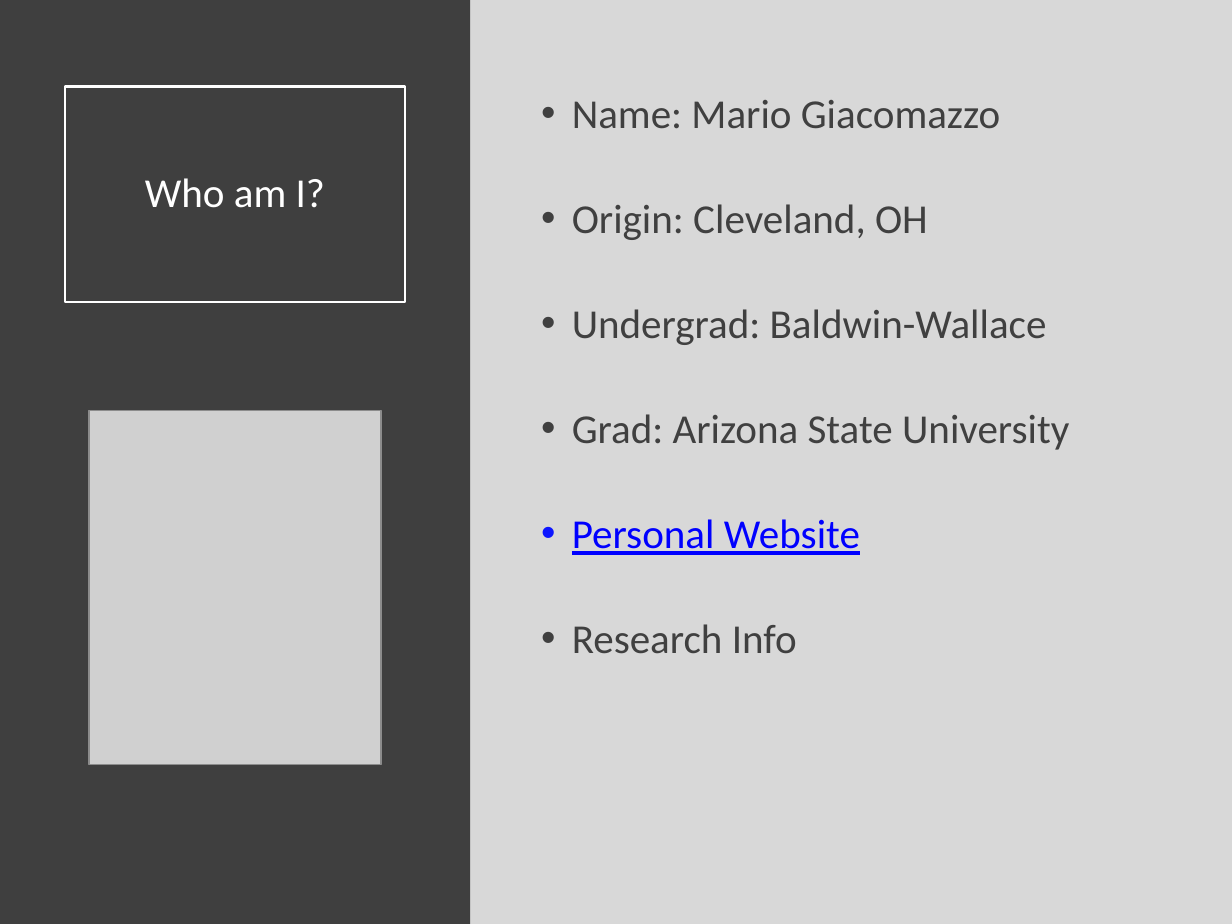
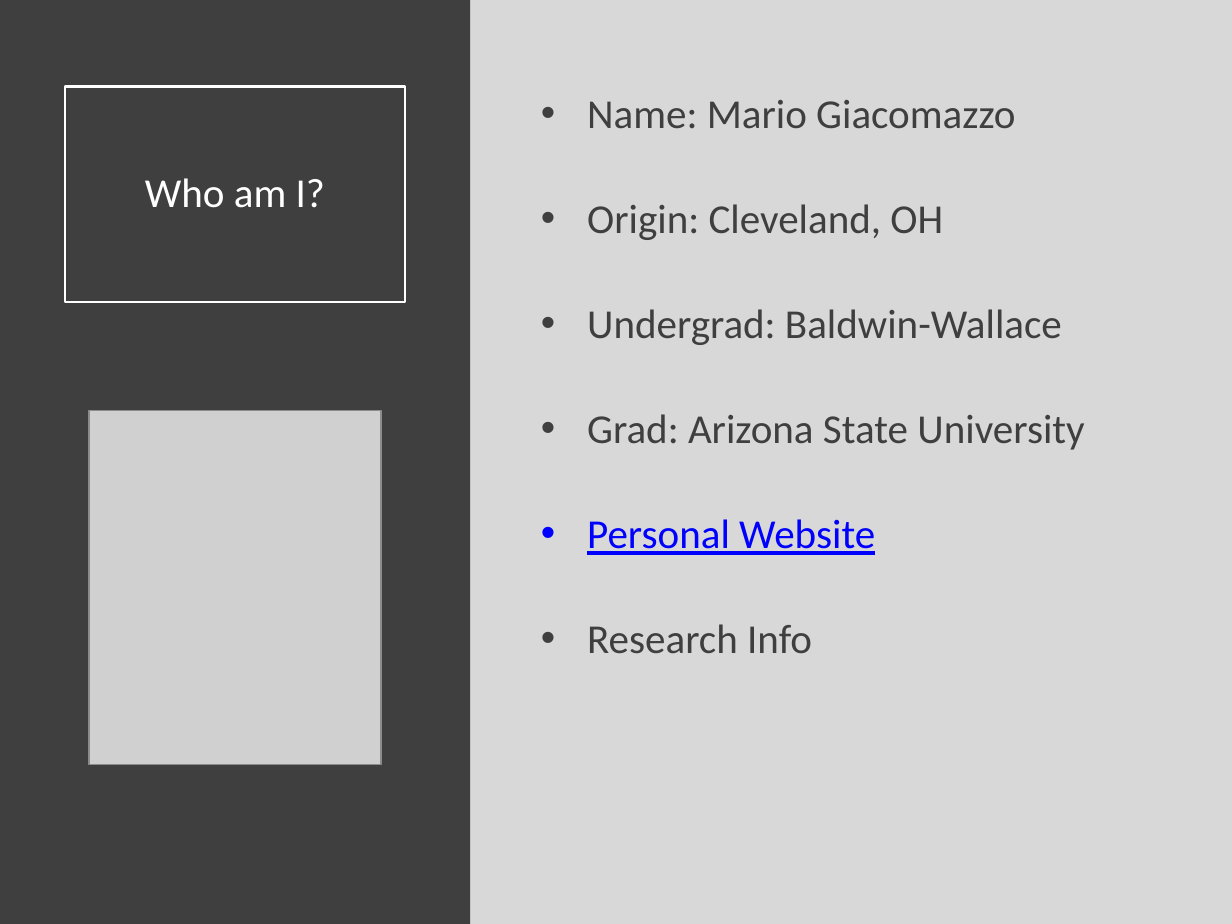
Before and after one commit to SuperMarioGiacomazzo/STOR320_WEBSITE, a slide deck: slide 2 of Lecture/Introduction/Intro_Lecture.pptx. Drawn at 1232x924 pixels with LibreOffice and Linux fonts; fonts in the diff are those of the drawing; grey boxes stand for pictures. Boxes give left, top, right and bottom in pixels: in the first picture for what was removed or moved away, otherwise in the second. Text is boxed around its words. In the diff, an @@ line names an element or a change of style, - is before the commit and + after.

```diff
--- a/Lecture/Introduction/Intro_Lecture.pptx
+++ b/Lecture/Introduction/Intro_Lecture.pptx
@@ text "Name: Mario Giacomazzo" at bbox=[587, 100, 1084, 654]: text colour #404040 to #3F3F3F in "Name: Mario Giacomazzo", "Origin: Cleveland, OH", "Undergrad: Baldwin-Wallace", "Grad: Arizona State University" and 1 more places; indent changed @@
```
Also in this commit, not shown: 1 other slide changed, 6 other files.
